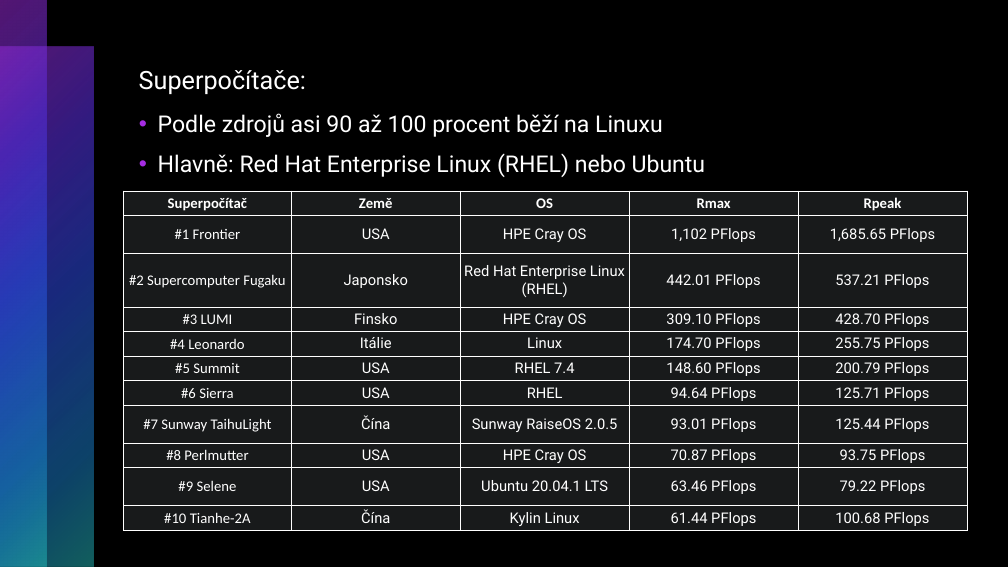
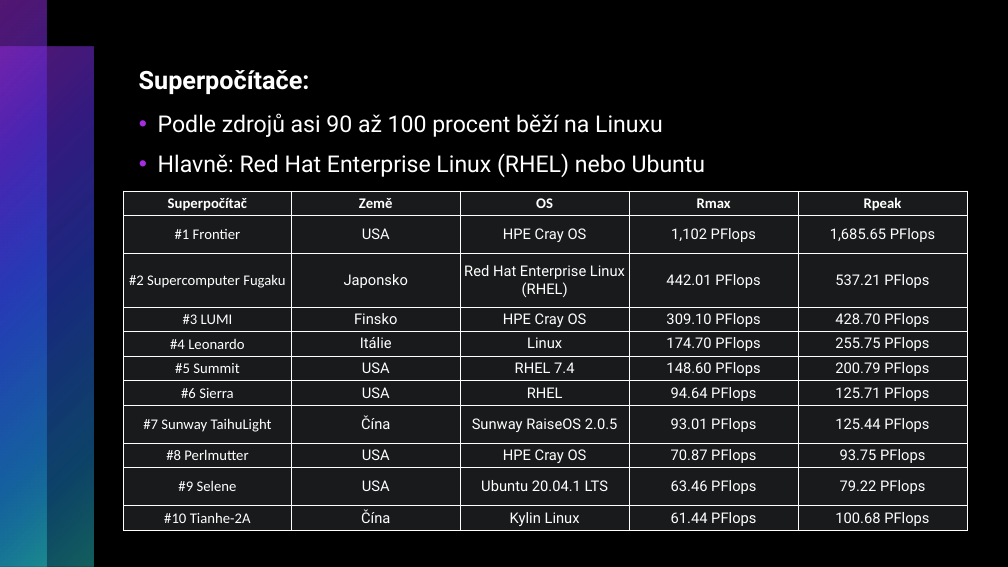
Before and after one commit to RadRoz12/Linux, a slide deck: slide 7 of Linux.pptx. Drawn at 1008x567 pixels with LibreOffice and Linux fonts; fonts in the diff are those of the drawing. Boxes give left, top, right and bottom in pixels: in the first picture for what was removed or moved away, otherwise in the second. Text is boxed around its words. In the diff, an @@ line names an element or a change of style, - is before the commit and + after.

```diff
--- a/Linux.pptx
+++ b/Linux.pptx
@@ text "Superpočítače:" at bbox=[139, 70, 310, 94]: bold on @@
```
Also in this commit, not shown: 5 slides added.
